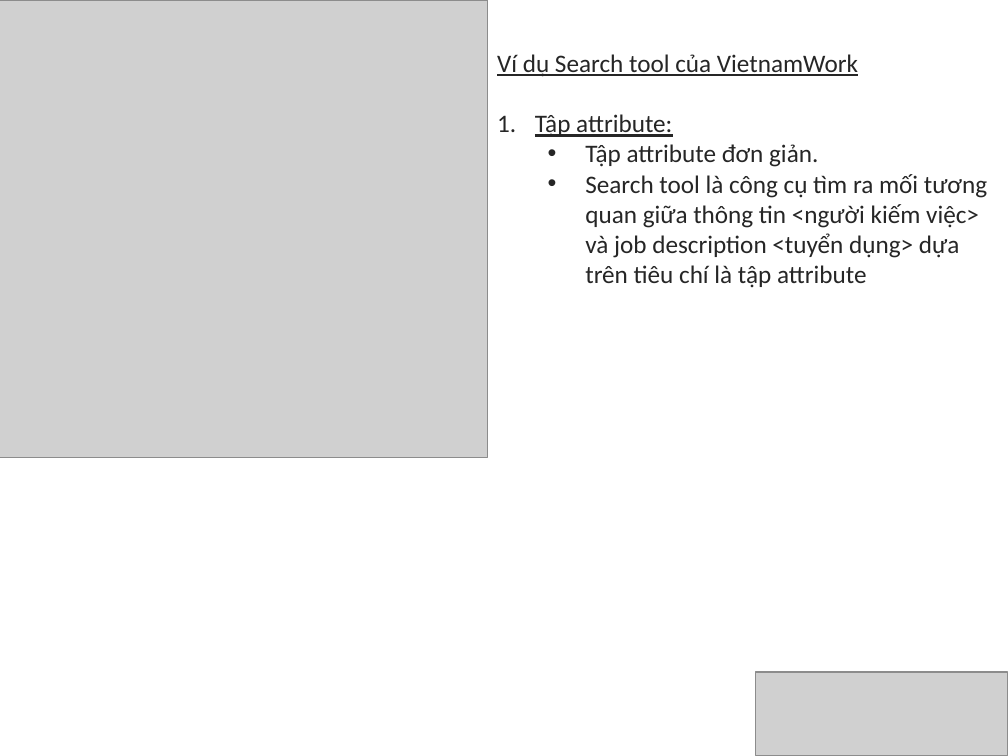
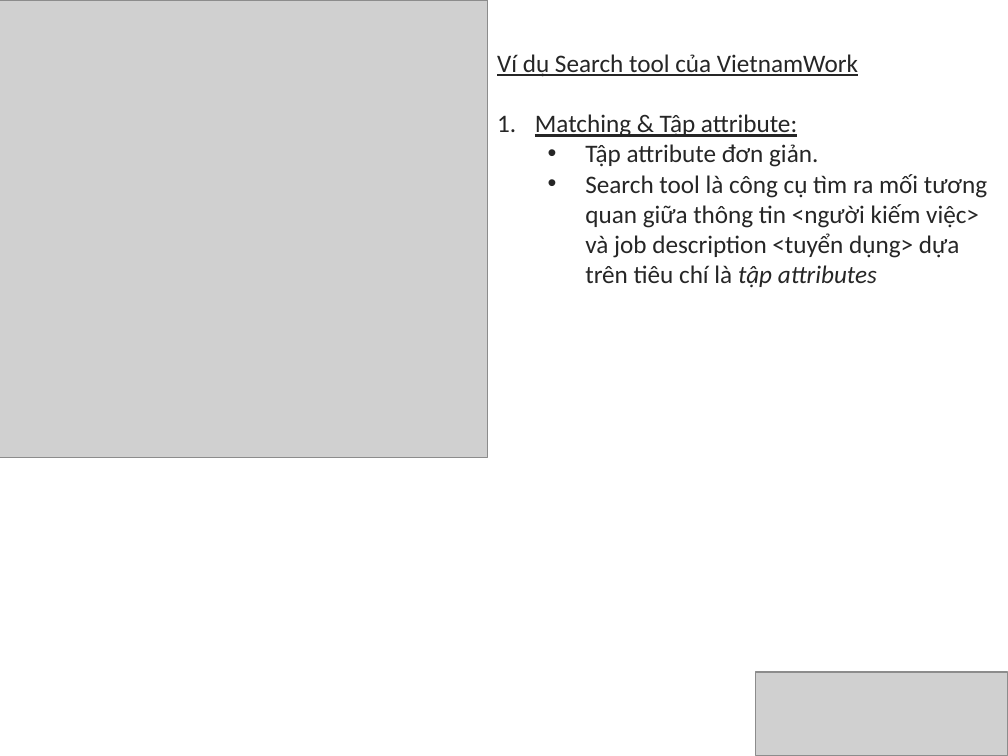
Before and after one commit to khanhduy94/jobzoom, a slide deck: slide 3 of Documents/JobZoom.pptx. Drawn at 1008x756 pixels with LibreOffice and Linux fonts; fonts in the diff are those of the drawing; grey boxes stand for pictures. Boxes give left, top, right and bottom in pixels: in the first picture for what was removed or moved away, otherwise in the second. Text is boxed around its words. In the diff, an @@ line names an element or a change of style, - is before the commit and + after.

```diff
--- a/Documents/JobZoom.pptx
+++ b/Documents/JobZoom.pptx
@@ text at (535,114,797,137): text changed @@
-1. Tập attribute:
+1. Matching & Tập attribute:
@@ text at (585,174,987,288): text changed @@
-  • Search tool là công cụ tìm ra mối tương quan giữa thông tin <người kiếm việc> và job description <tuyển dụng> dựa trên tiêu chí là tập attribute
+  • Search tool là công cụ tìm ra mối tương quan giữa thông tin <người kiếm việc> và job description <tuyển dụng> dựa trên tiêu chí là tập attributes
```
Also in this commit, not shown: 4 other slides changed, 2 slides removed.
